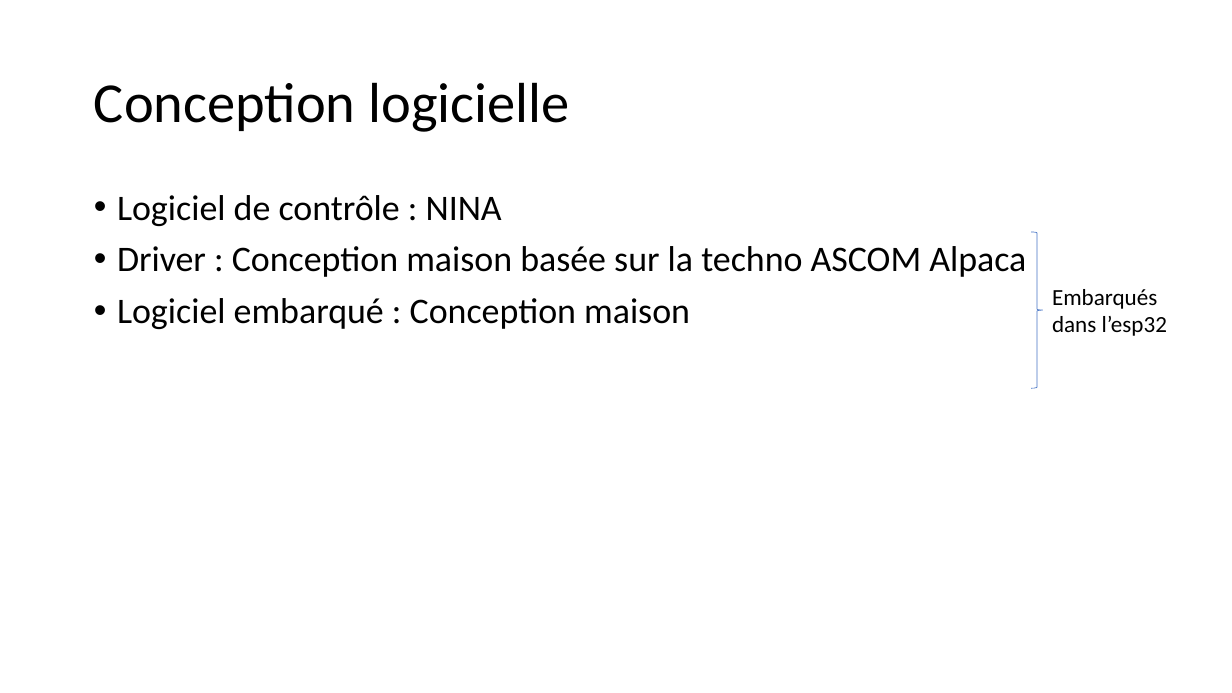
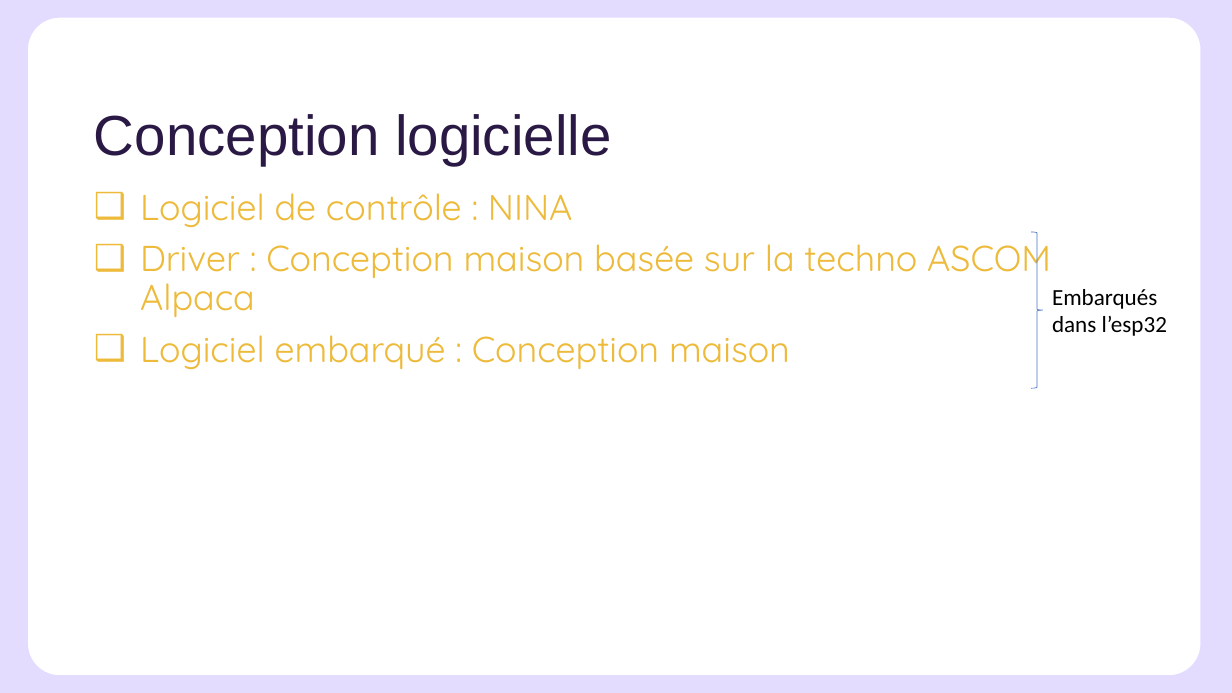
Before and after one commit to Sylvain-BROCAS/Starget, a slide deck: slide 10 of Starget.pptx. Drawn at 1232x693 pixels with LibreOffice and Linux fonts; fonts in the diff are those of the drawing; background and template pictures are left out. Boxes give left, top, right and bottom in pixels: in the first picture for what was removed or moved away, otherwise in the second. Text is boxed around its words. In the diff, an @@ line names an element or a change of style, - is before the commit and + after.

```diff
--- a/Starget.pptx
+++ b/Starget.pptx
@@ freeform shape added at [0, 0, 1232, 693], fill #E4DCFF @@
@@ title "Conception logicielle": place and size @@
-title "Conception logicielle" at [94, 82, 569, 132]
+title "Conception logicielle" at [94, 114, 611, 165]
@@ title "Conception logicielle" at [94, 114, 611, 165]: font Calibri to Arial, text colour #000000 to #2A1944 @@
@@ text "Logiciel de contrôle : NINA" at [140, 193, 1051, 369]: font Calibri to Quicksand, text colour #000000 to #EDBA3A; bullet • to ❑ @@
```
Also in this commit, not shown: 19 other slides changed, 2 other files.
